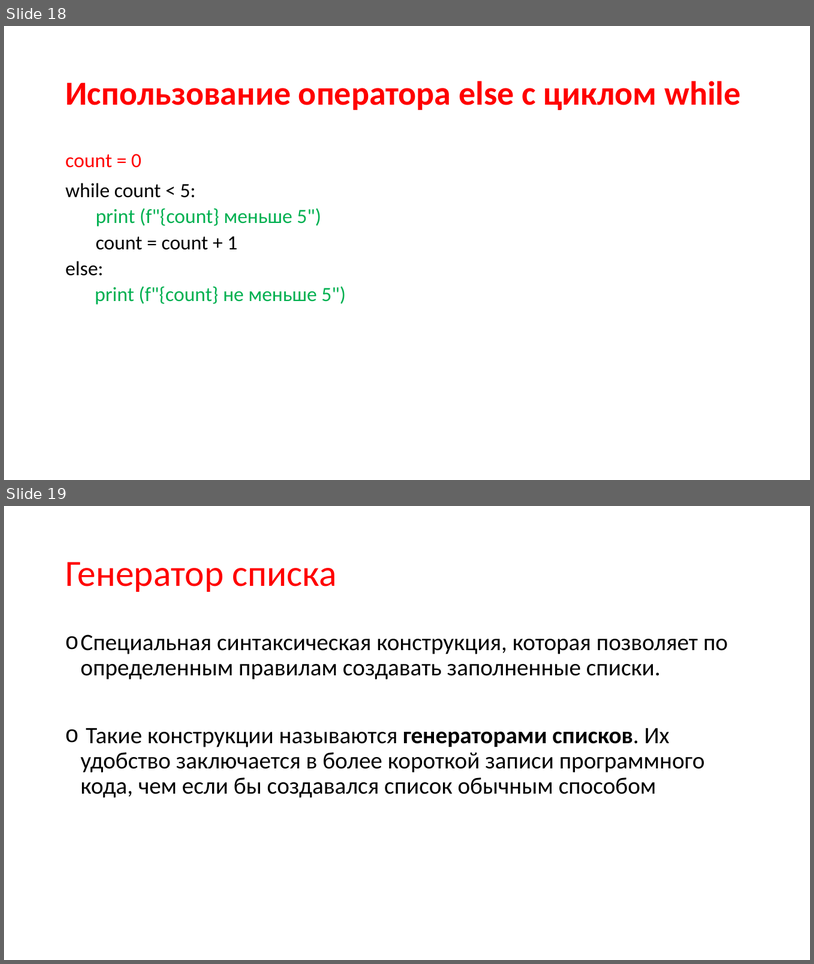
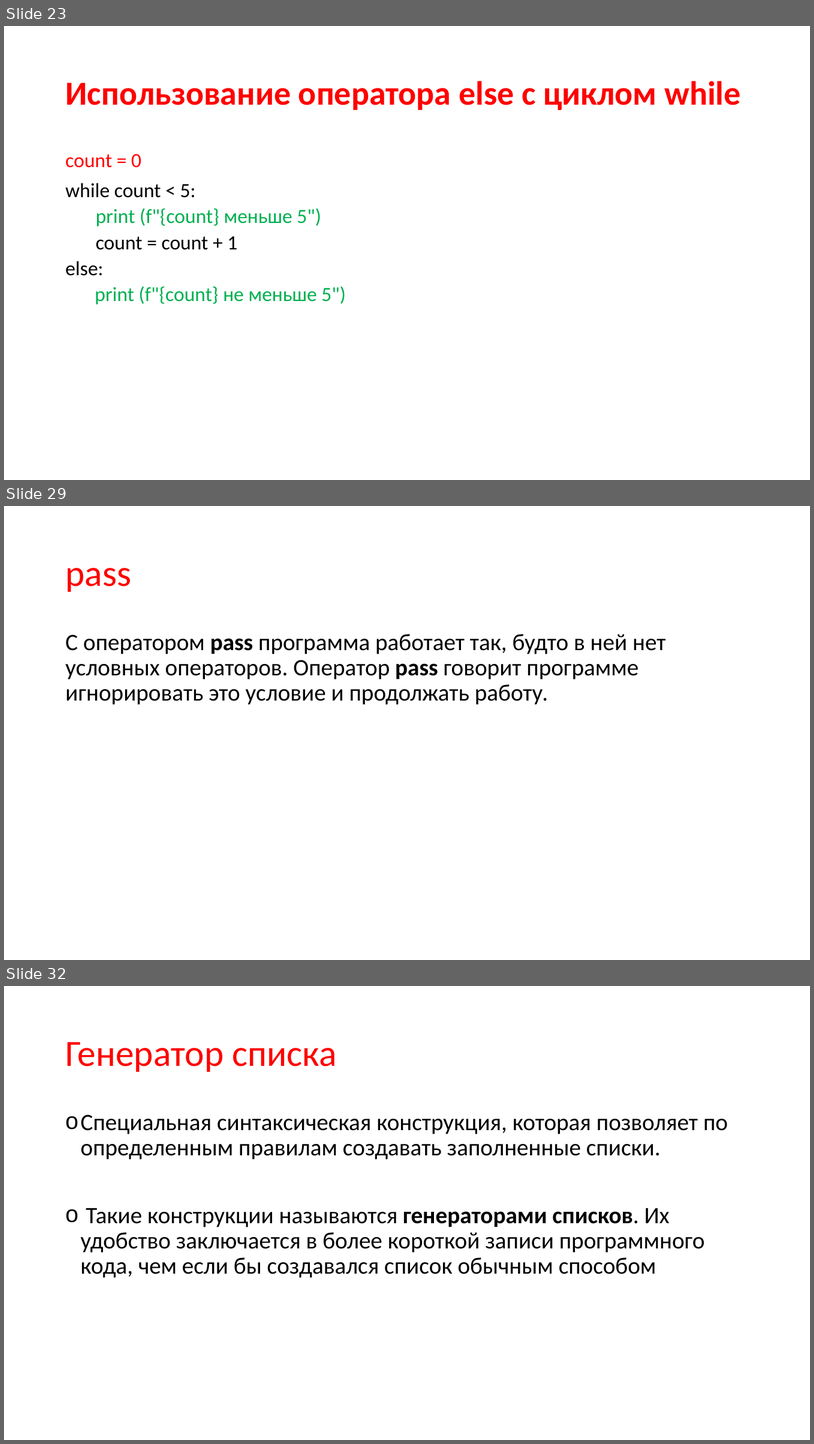
Before and after one commit to xDes-by/test, a slide deck: Презентация4.pptx. Shown one above the other, each under a label of ours: slides 18 and 19 before the commit, slides 23, 29 and 32 after it; the slides between them are not shown. The pictures are 814x964 and 814x1444 pixels, drawn with LibreOffice and Linux fonts; fonts in the diff are those of the drawing. Boxes give left, top, right and bottom in pixels: in the first picture for what was removed or moved away, otherwise in the second. Text is boxed around its words. In the diff, an @@ line names an element or a change of style, - is before the commit and + after.

```diff
--- a/Презентация4.pptx
+++ b/Презентация4.pptx
@@ slide 29 added at (4, 506, 810, 960), background #FFFFFF @@
@@ title added at (65, 568, 131, 592), 44 pt, text #FF0000 @@
+pass
@@ text added at (65, 634, 666, 705), 28 pt, text #000000 @@
+С оператором pass программа работает так, будто в ней нет условных операторов. Оператор pass говорит программе игнорировать это условие и продолжать работу.
@@ what was slide 18 is now slide 23 @@
@@ what was slide 19 is now slide 32 @@
```
Also in this commit, not shown: 26 other slides added, 1 slide removed, 2 other files.
